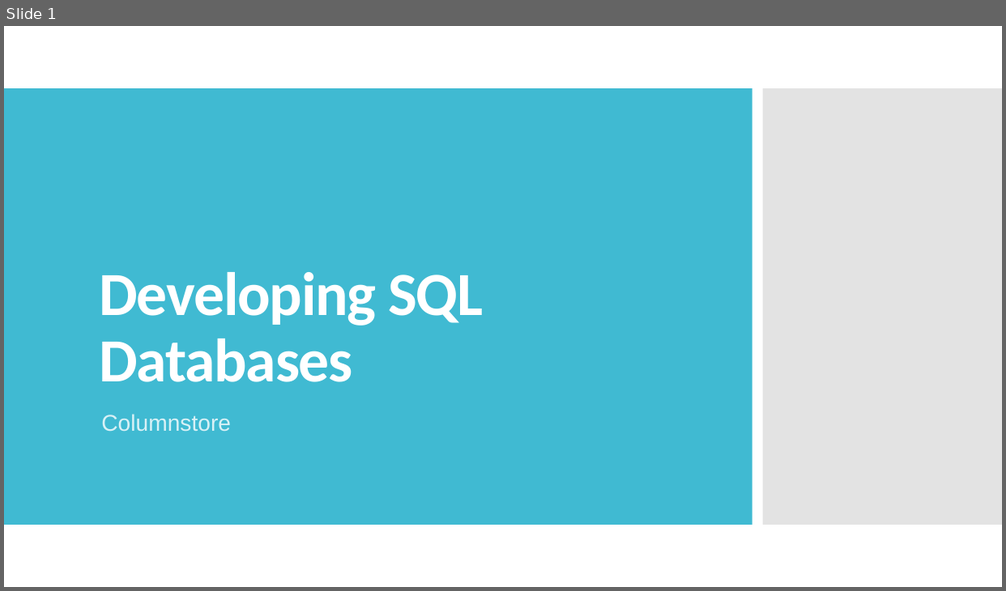
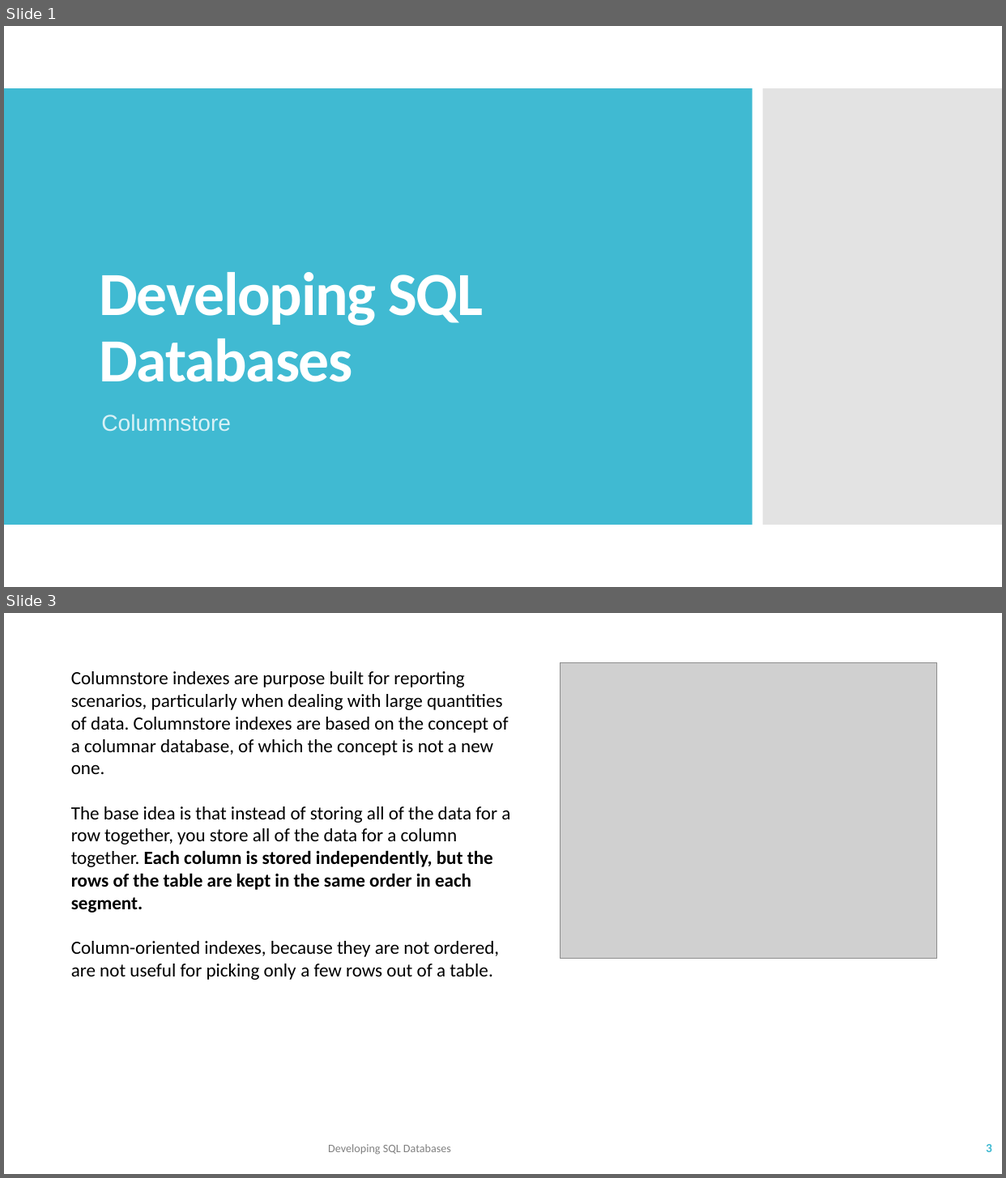
Before and after one commit to TKostyrka/70762DevSQLDB, a slide deck: DEVSQL_05_ColumnStoreIndex/DEVSQL_05_Columnstore.pptx. Shown one above the other, each under a label of ours: slide 1 before the commit, slides 1 and 3 after it; the slides between them are not shown. The pictures are 1006x591 and 1006x1178 pixels, drawn with LibreOffice and Linux fonts; fonts in the diff are those of the drawing; grey boxes stand for pictures. Boxes give left, top, right and bottom in pixels: in the first picture for what was removed or moved away, otherwise in the second. Text is boxed around its words. In the diff, an @@ line names an element or a change of style, - is before the commit and + after.

```diff
--- a/DEVSQL_05_ColumnStoreIndex/DEVSQL_05_Columnstore.pptx
+++ b/DEVSQL_05_ColumnStoreIndex/DEVSQL_05_Columnstore.pptx
@@ slide 3 added at box(4, 613, 1002, 1174), background #FFFFFF @@
@@ text added at box(71, 671, 510, 980), 18 pt, text #000000 @@
+Columnstore indexes are purpose built for reporting scenarios, particularly when dealing with large quantities of data. Columnstore indexes are based on the concept of a columnar database, of which the concept is not a new one.
+The base idea is that instead of storing all of the data for a row together, you store all of the data for a column together. Each column is stored independently, but the rows of the table are kept in the same order in each segment.
+Column-oriented indexes, because they are not ordered, are not useful for picking only a few rows out of a table.
@@ picture added at box(560, 662, 938, 958) @@
@@ text added at box(328, 1144, 451, 1155), 11 pt, text #808080 @@
+Developing SQL Databases
@@ page number added at box(986, 1144, 992, 1152), 12 pt, text #40BAD2, bold @@
+3
```
Also in this commit, not shown: 1 slide changed, 7 other slides added, 2 other files.
